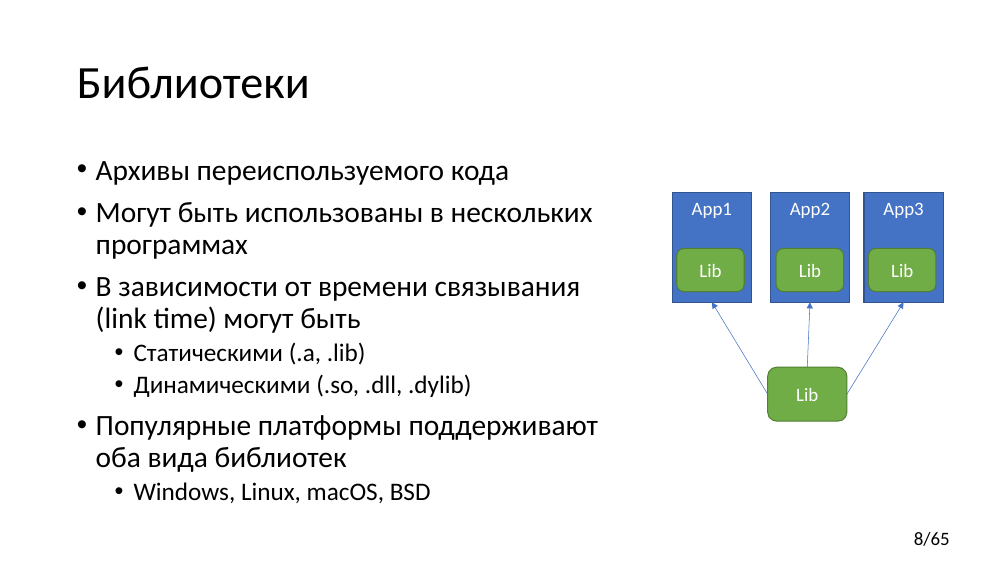
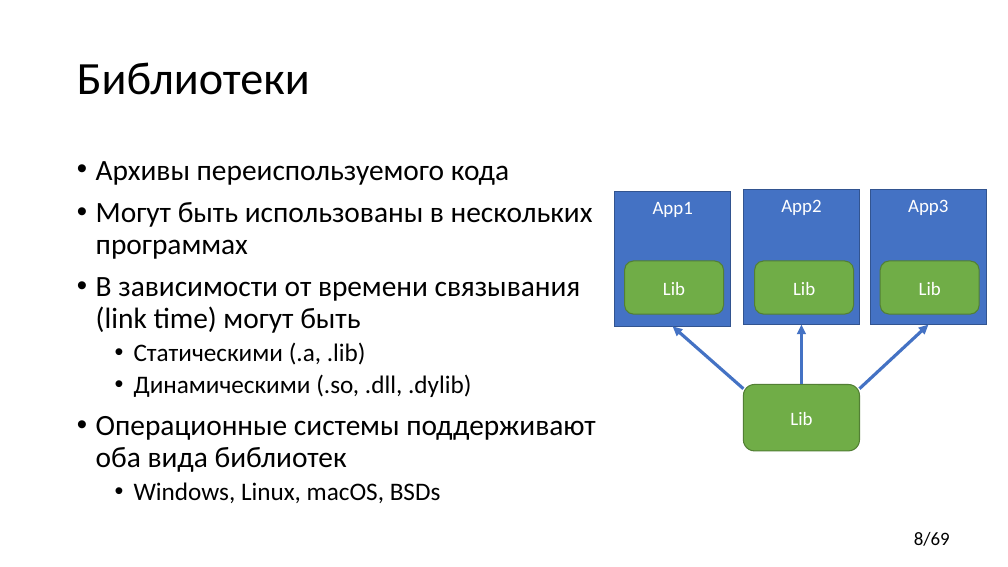
Before and after one commit to yugr/CppRussia, a slide deck: slide 8 of 2024/RU.pptx. Drawn at 1008x567 pixels with LibreOffice and Linux fonts; fonts in the diff are those of the drawing. Boxes give left, top, right and bottom in pixels: in the first picture for what was removed or moved away, otherwise in the second. Text is boxed around its words. In the diff, an @@ line names an element or a change of style, - is before the commit and + after.

```diff
--- a/2024/RU.pptx
+++ b/2024/RU.pptx
@@ title "Библиотеки": place and size @@
-title "Библиотеки" at bbox=[77, 66, 310, 99]
+title "Библиотеки" at bbox=[77, 62, 310, 95]
@@ rectangle "App1": place and size @@
-rectangle "App1" at bbox=[672, 193, 752, 302]
+rectangle "App1" at bbox=[615, 192, 731, 327]
@@ rectangle "App2": place and size @@
-rectangle "App2" at bbox=[771, 193, 850, 302]
+rectangle "App2" at bbox=[743, 190, 860, 324]
@@ rectangle "App3": place and size @@
-rectangle "App3" at bbox=[864, 193, 944, 302]
+rectangle "App3" at bbox=[870, 190, 987, 324]
@@ rounded rectangle "Lib": place and size @@
-rounded rectangle "Lib" at bbox=[677, 249, 744, 292]
+rounded rectangle "Lib" at bbox=[625, 261, 724, 314]
@@ rounded rectangle "Lib": place and size @@
-rounded rectangle "Lib" at bbox=[777, 249, 844, 292]
+rounded rectangle "Lib" at bbox=[755, 261, 854, 314]
@@ rounded rectangle "Lib": place and size @@
-rounded rectangle "Lib" at bbox=[869, 249, 936, 292]
+rounded rectangle "Lib" at bbox=[880, 261, 979, 314]
@@ arrow moved from (768, 394) - (712, 302) to (743, 389) - (673, 327) @@
@@ arrow (743, 389) - (673, 327): stroke #4472C4 0.5 pt to #4472C4 3 pt @@
@@ arrow moved from (808, 368) - (810, 302) to (802, 385) - (802, 324) @@
@@ arrow (802, 385) - (802, 324): stroke #4472C4 0.5 pt to #4472C4 3 pt @@
@@ arrow moved from (847, 394) - (904, 302) to (860, 389) - (929, 324) @@
@@ arrow (860, 389) - (929, 324): stroke #4472C4 0.5 pt to #4472C4 3 pt @@
@@ rounded rectangle "Lib": place and size @@
-rounded rectangle "Lib" at bbox=[768, 368, 847, 421]
+rounded rectangle "Lib" at bbox=[743, 385, 860, 451]
@@ text at bbox=[96, 416, 596, 503]: text changed @@
-• Популярные платформы поддерживают оба вида библиотек
-  • Windows, Linux, macOS, BSD
+• Операционные системы поддерживают оба вида библиотек
+  • Windows, Linux, macOS, BSDs
@@ page number at bbox=[914, 532, 950, 546]: text changed @@
-8/65
+8/69
```
Also in this commit, not shown: 13 other slides changed, 5 slides added, 1 slide removed, 1 other file.
